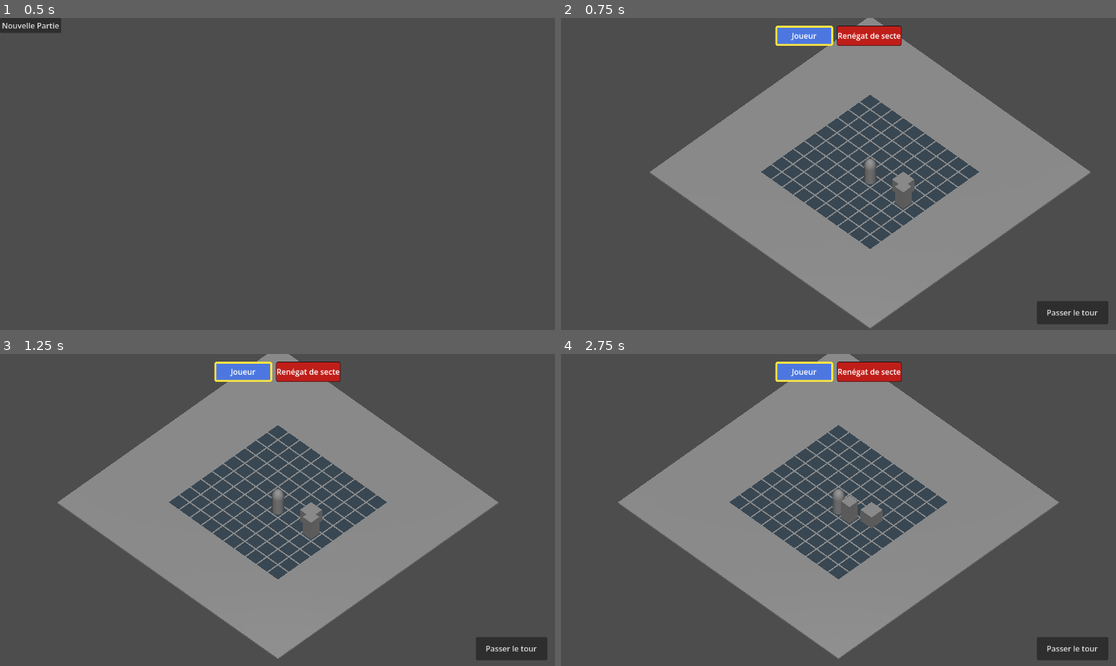
Above: before the commit, frames 1-4 (two rows, left to right).
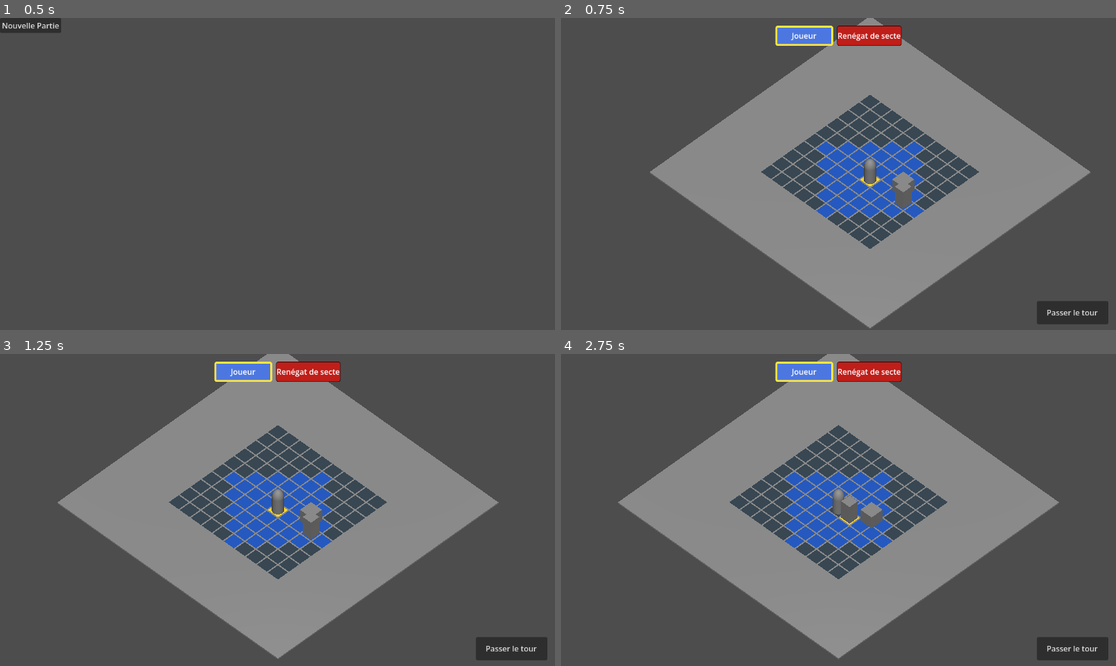
Above: after the commit, the same moments.

Repository: sillpct/lagoutte
Game: Godot game, scene res://scenes/main/main.tscn
Two runs of this game, one before a commit and one after it. Both use one fixed random seed, a clock stepped at 60 frames per second and the inputs below.
Inputs (mouse positions are in pixels of both pictures, inside the frame that each line leads up to):
- Up to frame 1 (0.5 s): no input
- Up to frame 2 (0.75 s): click "Nouvelle Partie" at 0.5 s
- Up to frame 3 (1.25 s): no input
- Up to frame 4 (2.75 s): tap Enter (ui_accept) at 1.25, 1.52, 2.27 s; move the mouse to (960, 494) at 1.27 s; hold Right (ui_right) 1.28-2.03 s; hold T (end_turn) 1.28-2.03 s; click (960, 494) at 1.42 s; move the mouse to (727, 525) at 2.02 s; hold Down (ui_down) from 2.03 s (still down); tap E (interact) at 2.1 s

Frame 1 is identical in both runs. In frame 2, 2.9% of the frame differs, in the area x 45-66%, y 39-65%; in frame 3, 2.9%, in the area x 40-60%, y 37-63%; in frame 4, 2.8%.

Commit message:
feat: tour démarre en mode déplacement

Diff:
--- a/scenes/combat/combat_movement.gd
+++ b/scenes/combat/combat_movement.gd
@@ -38,7 +38,7 @@
 		return
 
 	cursor_cell = START_CELL
-	set_combat_mode(PlayerCombatMode.NEUTRAL)
+	set_combat_mode(PlayerCombatMode.MOVEMENT)
 	print(
 		"Case (5, 5) — occupant : ", grid.get_occupant(5, 5),
 		" | libre : ", grid.is_cell_free(5, 5)
@@ -177,8 +177,11 @@
 	print("Cases atteignables : ", _reachable_cells)
 	_refresh_display()
 
-func _on_turn_started(_unit: Node) -> void:
-	set_combat_mode(PlayerCombatMode.NEUTRAL)
+func _on_turn_started(unit: Node) -> void:
+	if unit == active_unit:
+		set_combat_mode(PlayerCombatMode.MOVEMENT)
+	else:
+		set_combat_mode(PlayerCombatMode.NEUTRAL)
 
 func _refresh_display() -> void:
 	if is_attack_mode_active():
